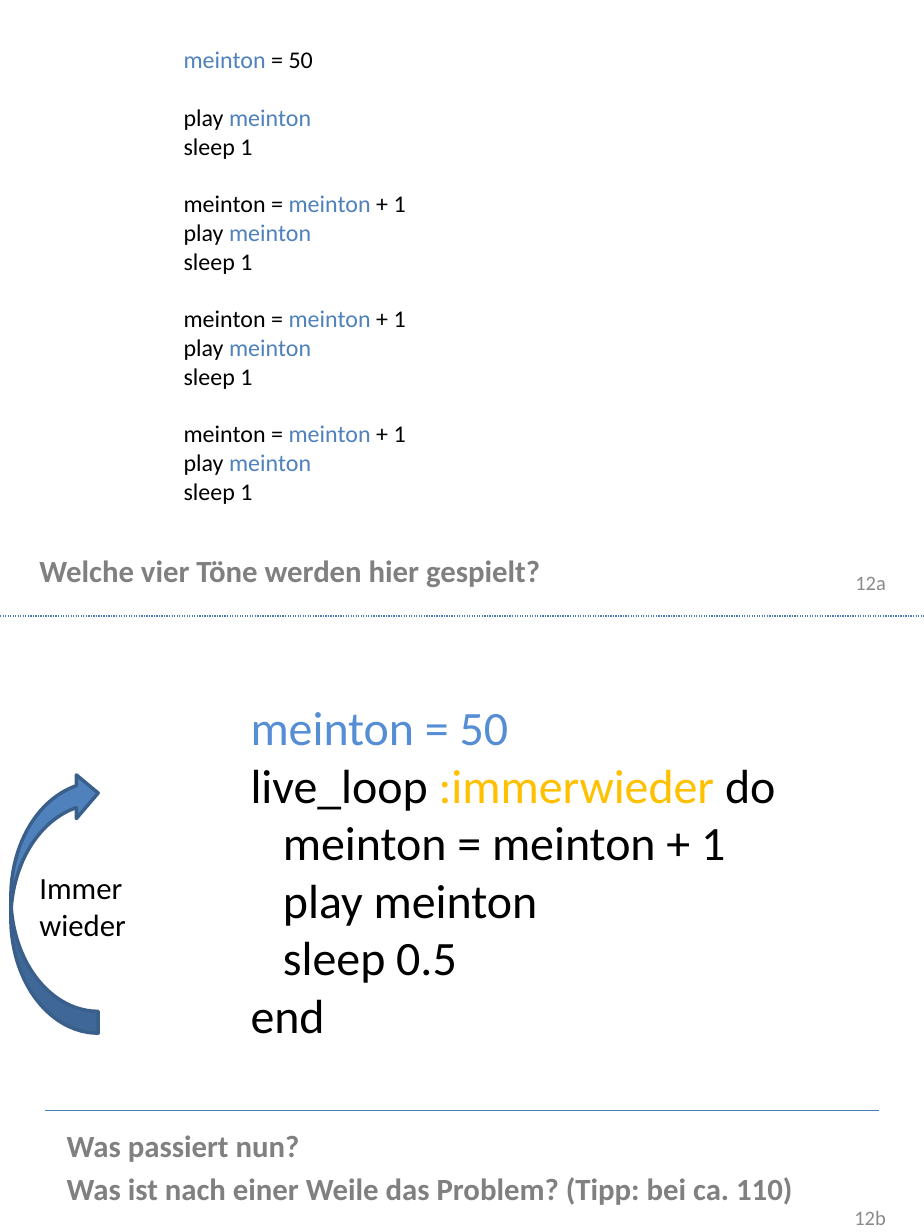
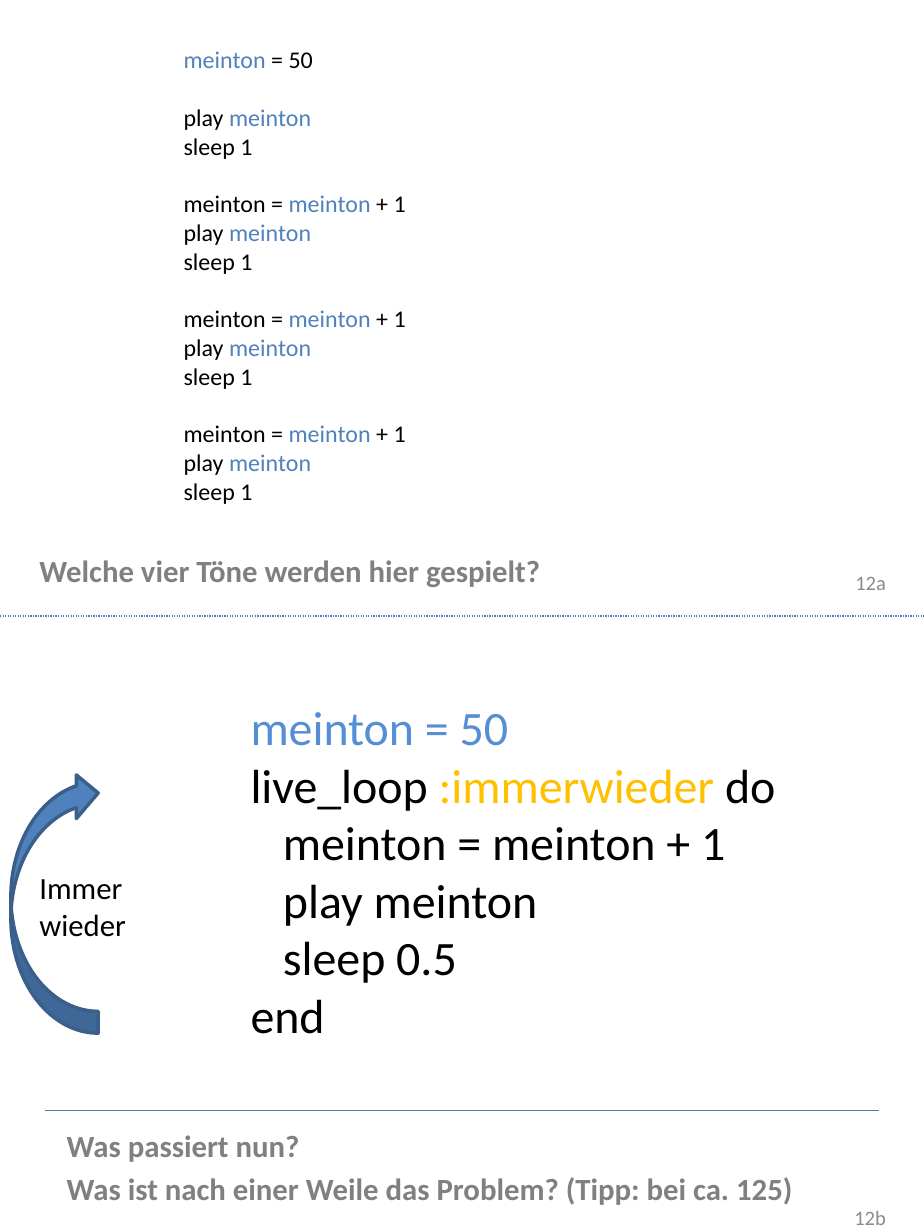
Before and after one commit to Devoxx4KidsDE/SonicPI, a slide deck: slide 12 of presentation/de/Sonic PI Workshop_de.pptx. Drawn at 924x1232 pixels with LibreOffice and Linux fonts; fonts in the diff are those of the drawing; background and template pictures are left out. Boxes give left, top, right and bottom in pixels: in the first picture for what was removed or moved away, otherwise in the second. Text is boxed around its words. In the diff, an @@ line names an element or a change of style, - is before the commit and + after.

```diff
--- a/presentation/de/Sonic PI Workshop_de.pptx
+++ b/presentation/de/Sonic PI Workshop_de.pptx
@@ text at bbox=[67, 1177, 792, 1205]: text changed @@
-Was ist nach einer Weile das Problem? (Tipp: bei ca. 110)
+Was ist nach einer Weile das Problem? (Tipp: bei ca. 125)
```
Also in this commit, not shown: 6 other slides changed, 2 other files.
